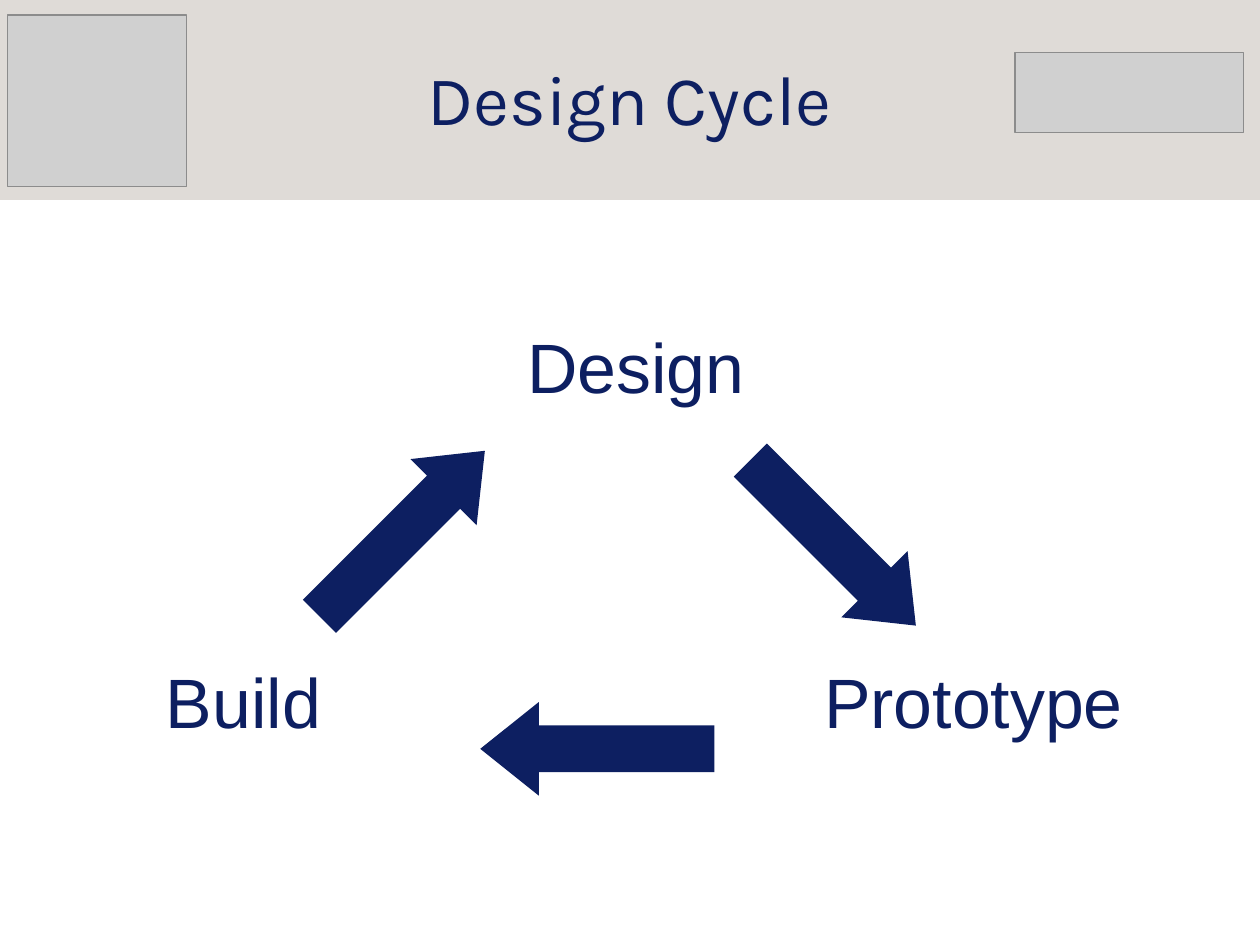
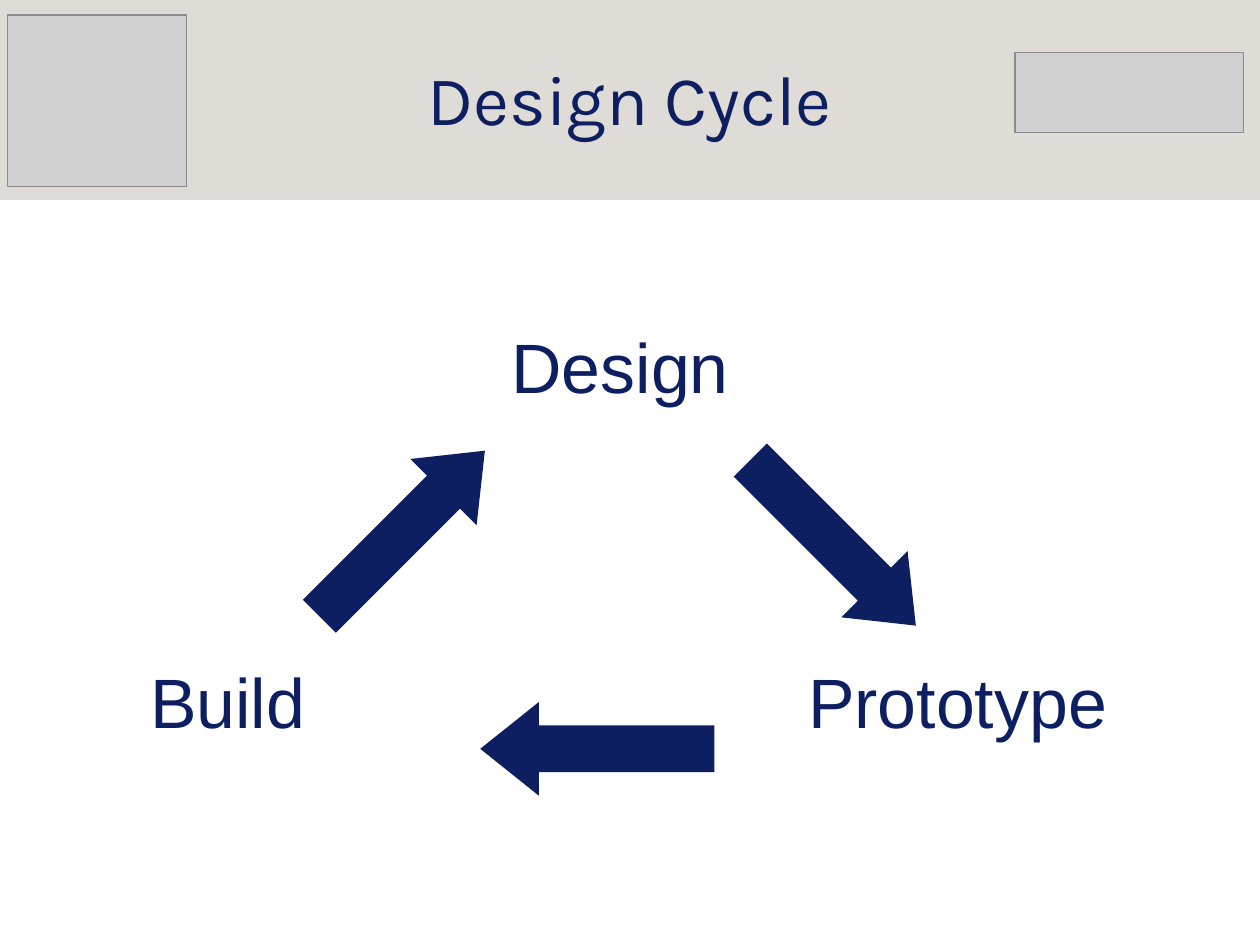
Before and after one commit to srobo-legacy/kickstart-presentations, a slide deck: slide 7 of mech/mech.odp (slide 5 before the commit). Drawn at 1260x945 pixels with LibreOffice and Linux fonts; fonts in the diff are those of the drawing; grey boxes stand for pictures; background and template pictures are left out. Boxes give left, top, right and bottom in pixels: in the first picture for what was removed or moved away, otherwise in the second. Text is boxed around its words. In the diff, an @@ line names an element or a change of style, - is before the commit and + after.

```diff
--- a/mech/mech.odp
+++ b/mech/mech.odp
@@ subtitle "Design": place and size @@
-subtitle "Design" at [166,342,1123,741]
+subtitle "Design" at [150,342,1107,741]
```
Also in this commit, not shown: 15 other slides changed, 6 slides added, 3 slides removed, 3 other files.
